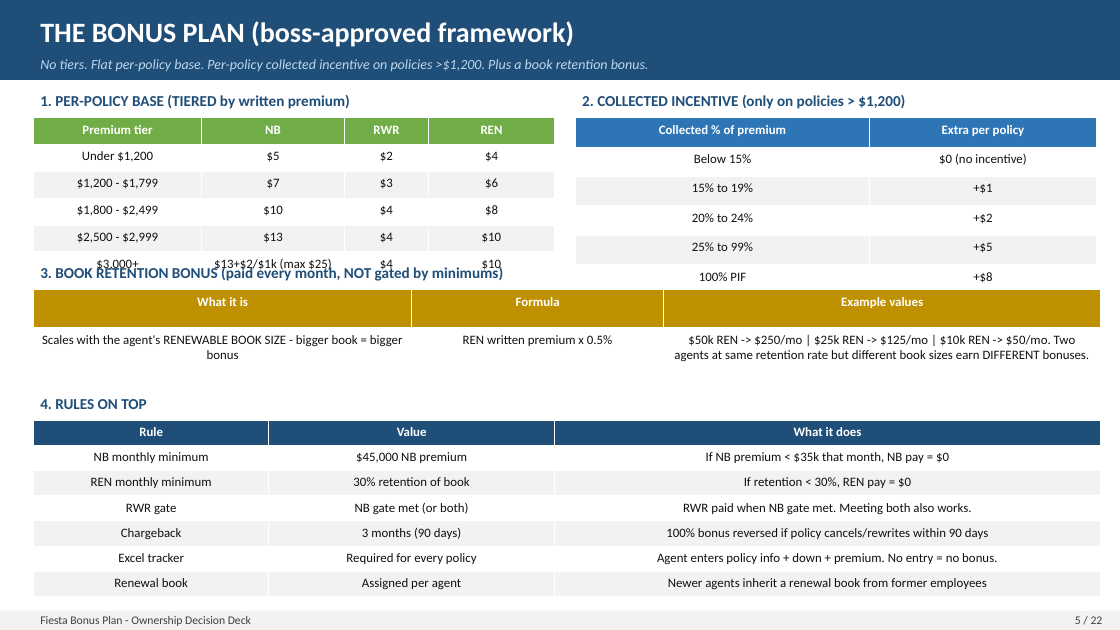
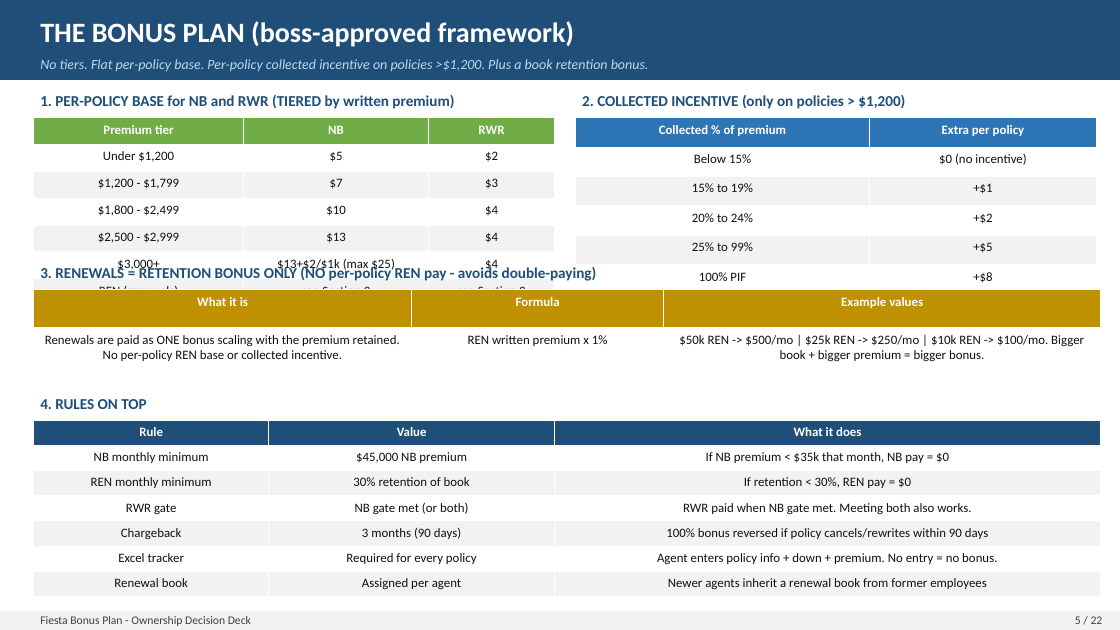
Before and after one commit to FAUS-tech/fiesta-bonus, a slide deck: slide 5 of output/Bonus_Plan_FINAL.pptx. Drawn at 1120x630 pixels with LibreOffice and Linux fonts; fonts in the diff are those of the drawing. Boxes give left, top, right and bottom in pixels: in the first picture for what was removed or moved away, otherwise in the second. Text is boxed around its words. In the diff, an @@ line names an element or a change of style, - is before the commit and + after.

```diff
--- a/output/Bonus_Plan_FINAL.pptx
+++ b/output/Bonus_Plan_FINAL.pptx
@@ table at [34,118,555,306] @@
-Premium tier | NB | RWR | REN
-Under $1,200 | $5 | $2 | $4
-$1,200 - $1,799 | $7 | $3 | $6
-$1,800 - $2,499 | $10 | $4 | $8
-$2,500 - $2,999 | $13 | $4 | $10
-$3,000+ | $13+$2/$1k (max $25) | $4 | $10
+Premium tier | NB | RWR
+Under $1,200 | $5 | $2
+$1,200 - $1,799 | $7 | $3
+$1,800 - $2,499 | $10 | $4
+$2,500 - $2,999 | $13 | $4
+$3,000+ | $13+$2/$1k (max $25) | $4
+REN (renewals) | see Section 3 | see Section 3
@@ text at [40,95,454,109]: text changed @@
-1. PER-POLICY BASE (TIERED by written premium)
+1. PER-POLICY BASE for NB and RWR (TIERED by written premium)
@@ text at [40,265,597,281]: text changed @@
-3. BOOK RETENTION BONUS (paid every month, NOT gated by minimums)
+3. RENEWALS = RETENTION BONUS ONLY (NO per-policy REN pay - avoids double-paying)
@@ table at [34,290,1101,366] @@
-row 2: Scales with the agent's RENEWABLE BOOK SIZE - bigger book = bigger bonus | REN written premium x 0.5% | $50k REN -> $250/mo | $25k REN -> $125/mo | $10k REN -> $50/mo. Two agents at same retention rate but different book sizes earn DIFFERENT bonuses.
+row 2: Renewals are paid as ONE bonus scaling with the premium retained. No per-policy REN base or collected incentive. | REN written premium x 1% | $50k REN -> $500/mo | $25k REN -> $250/mo | $10k REN -> $100/mo. Bigger book + bigger premium = bigger bonus.
```
Also in this commit, not shown: 9 other slides changed, 3 other files.
